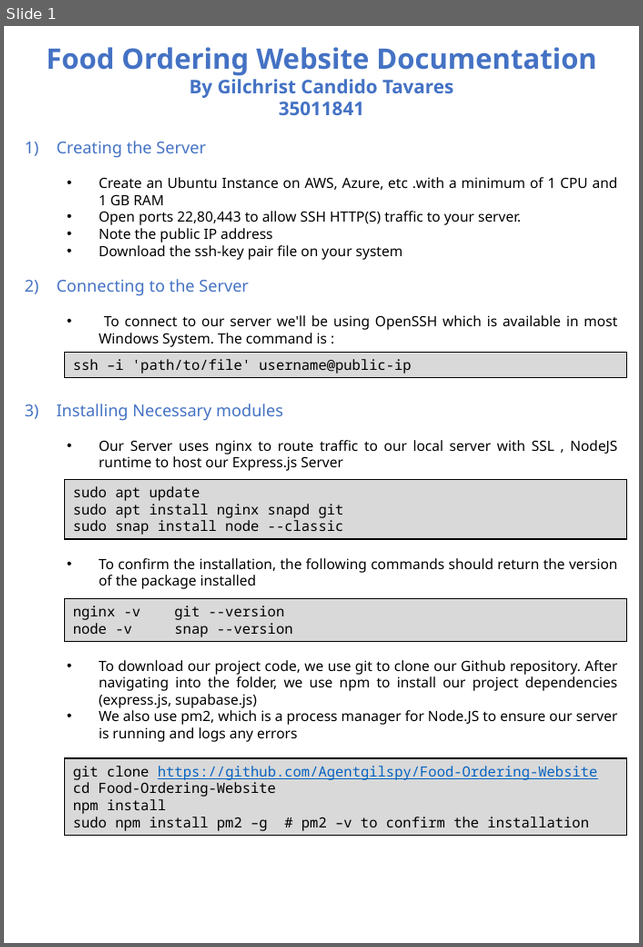
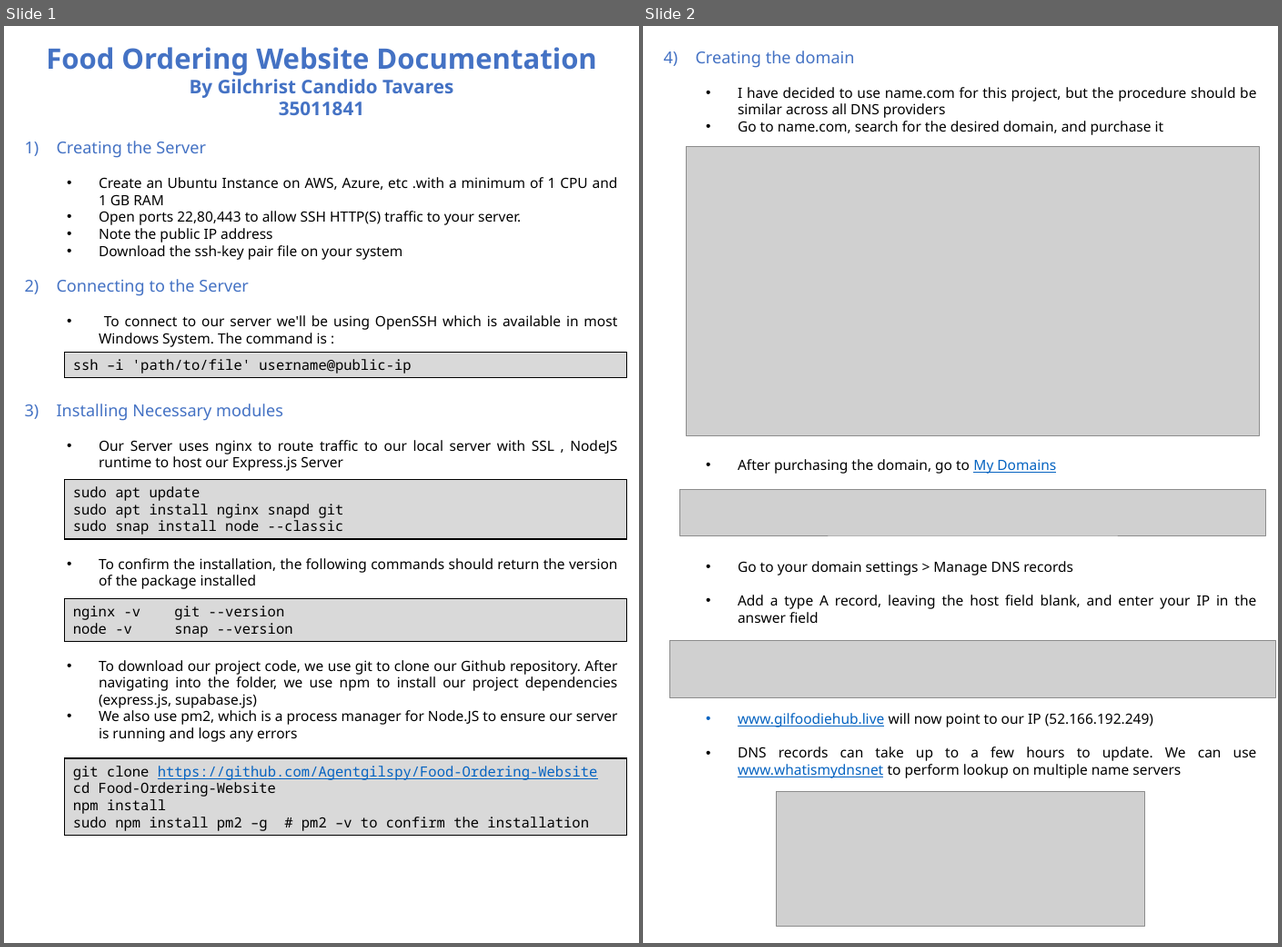
Before and after one commit to Agentgilspy/Food-Ordering-Website, a slide deck: ICT-171 Documentation.pptx. Shown side by side, each under a label of ours: slide 1 before the commit, slides 1 and 2 after it. The pictures are 643x947 and 1282x947 pixels, drawn with LibreOffice and Linux fonts; fonts in the diff are those of the drawing; grey boxes stand for pictures. Boxes give left, top, right and bottom in pixels: in the first picture for what was removed or moved away, otherwise in the second. Text is boxed around its words. In the diff, an @@ line names an element or a change of style, - is before the commit and + after.

Commit message:
Docs for DNS creation

```diff
--- a/ICT-171 Documentation.pptx
+++ b/ICT-171 Documentation.pptx
@@ slide 2 added at bbox=[643, 26, 1278, 943], background #FFFFFF @@
@@ text added at bbox=[696, 51, 1257, 779], 12 pt, text #000000 @@
+4) Creating the domain
+  • I have decided to use name.com for this project, but the procedure should be similar across all DNS providers
+  • Go to name.com, search for the desired domain, and purchase it
+  • After purchasing the domain, go to My Domains
+  • Go to your domain settings > Manage DNS records
+  • Add a type A record, leaving the host field blank, and enter your IP in the answer field
+  • www.gilfoodiehub.live will now point to our IP (52.166.192.249)
+  • DNS records can take up to a few hours to update. We can use www.whatismydnsnet to perform lookup on multiple name servers
@@ picture added at bbox=[686, 146, 1260, 436] @@
@@ picture added at bbox=[679, 490, 1265, 536] @@
@@ picture added at bbox=[669, 641, 1275, 698] @@
@@ picture added at bbox=[777, 792, 1144, 926] @@
```
